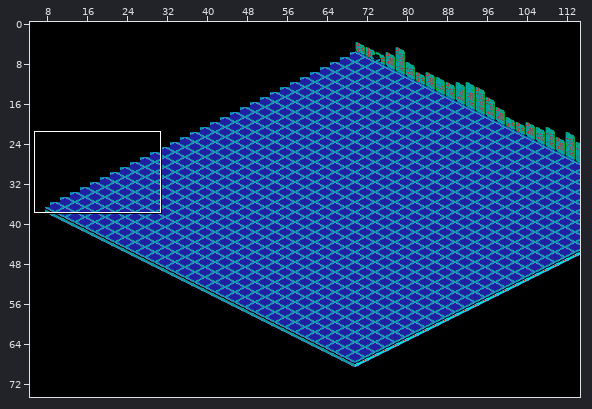
Level history. Tiled map: res/gfx/grid/tilemap_zona0_zone14_v3.tmx. The first picture is a wide view before the edit; the outline marks the close-up.
Close-up. Before the commit:
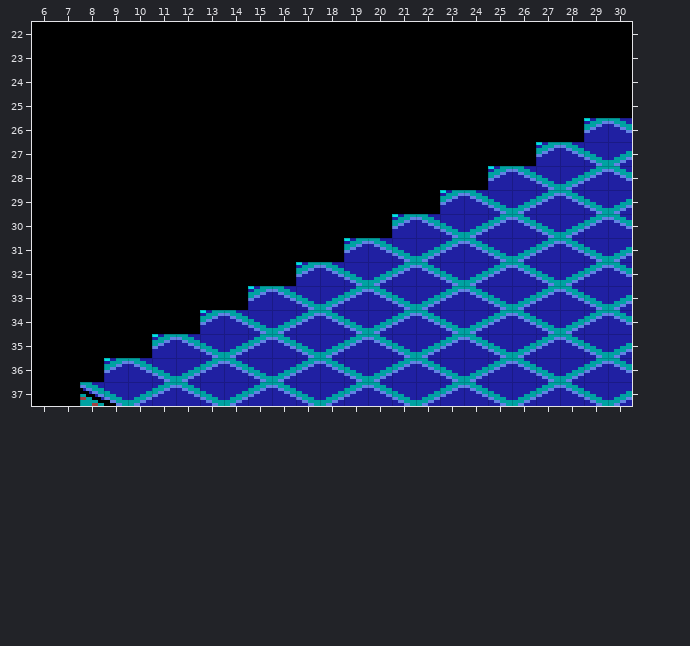
Cells are 8x8 px. Shown: x 6..30, y 22..37. The commit also changed other parts of the map, which this record leaves out.
The result:
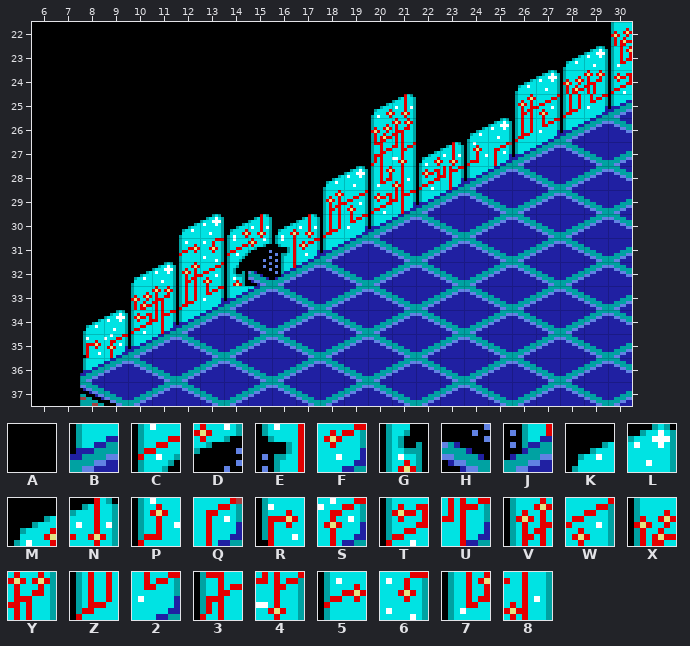
Key: from "tileset_zona0_grid_v3": A 3, B 11, C 56, D 57, E 58, F 59, G 60, H 61, J 62, K 68, L 69, M 70, N 71, P 72, Q 73, R 74, S 75, T 76, U 77, V 78, W 79, X 80, Y 81, Z 82, 2 83, 3 84, 4 85, 5 86, 6 87, 7 88, 8 89.
_ is an empty cell.
What changed:
Layer "layer_grid":
y 22: x 30 A -> X
y 23: x 28..30 AAA -> KL7
y 24: x 26..30 AAAAA -> KLXYT
y 25: x 20..21 AA -> MN; x 26..30 AAAAA -> VWZ2B
y 26: x 20..21 AA -> XY; x 24..28 AAAAA -> KLZ2B
y 27: x 20..26 AAAAAAA -> 34MNPQB
y 28: x 18..24 AAAAAAA -> KL78TUB
y 29: x 18..22 AAAAA -> VWTUB
y 30: x 12..20 AAAAAAAAA -> KLMNMNZ2B
y 31: x 12..18 AAAAAAA -> 56CDEFB
y 32: x 10..16 AAAAAAA -> KLVWGHJ
y 33: x 10..14 AAAAA -> XYZ2B
y 34: x 8..12 AAAAA -> KLTUB
y 35: x 8..10 AAA -> RSB
y 36: x 8 A -> B
